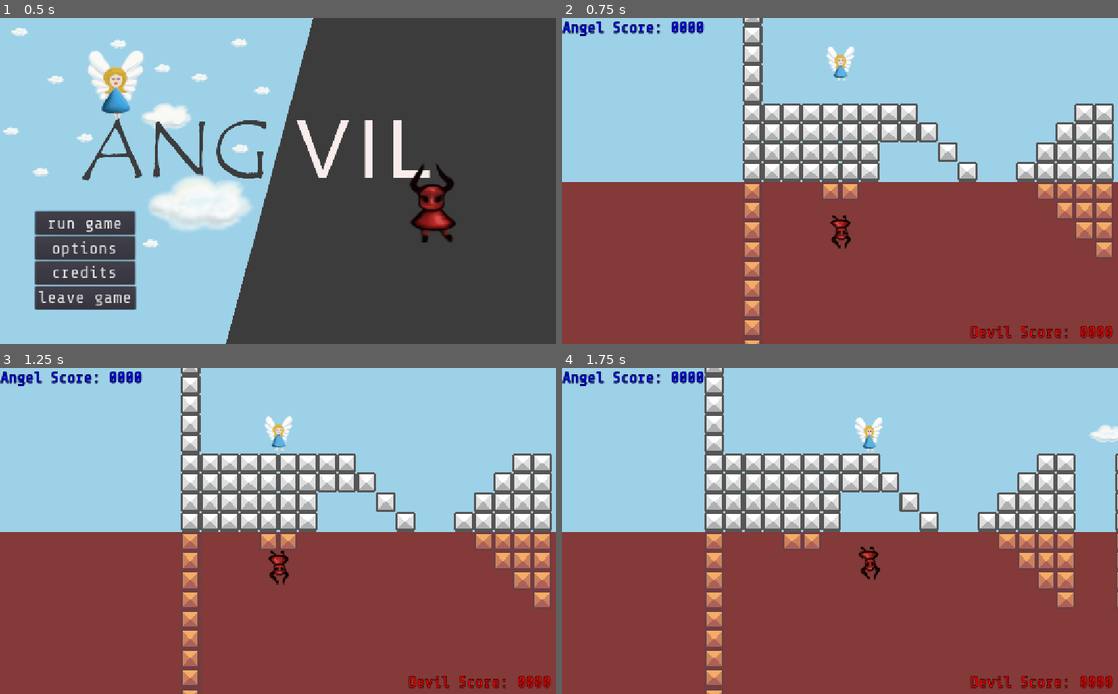
Above: before the commit, frames 1-4 (two rows, left to right).
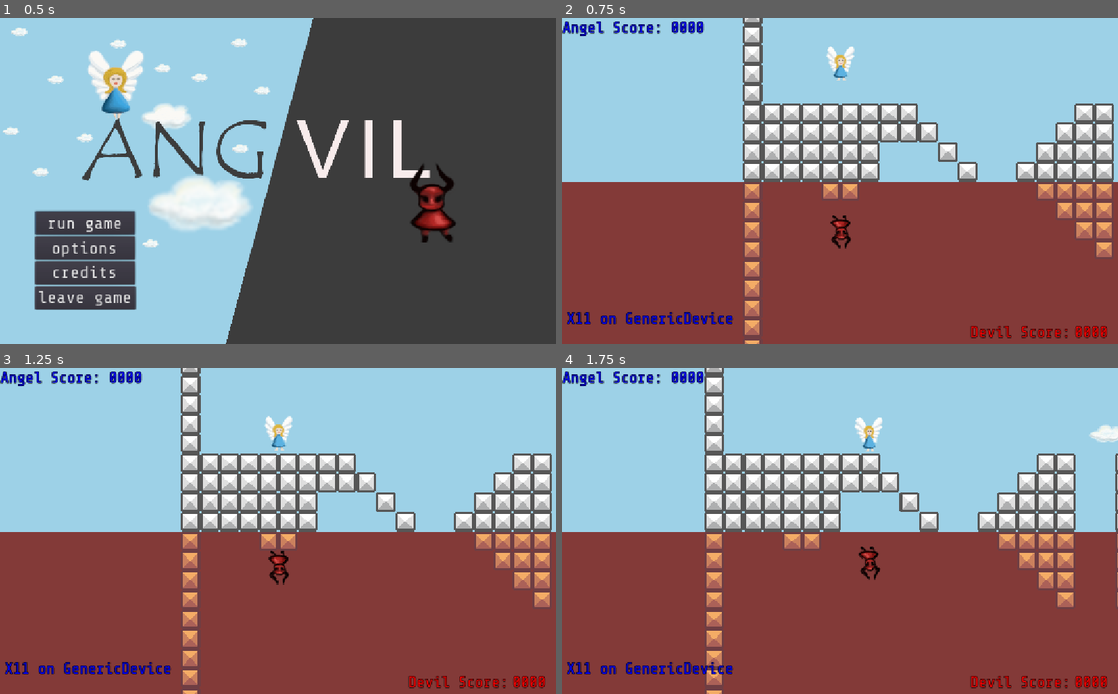
Above: after the commit, the same moments.

Repository: ang-vil/angvil
Game: Godot game, scene res://scenes/menu.tscn
Two runs of this game, one before a commit and one after it. Both use one fixed random seed, a clock stepped at 60 frames per second and the inputs below.
Inputs:
- Up to frame 1 (0.5 s): no input
- Up to frame 2 (0.75 s): click "run game" at 0.5 s
- Up to frame 3 (1.25 s): no input
- Up to frame 4 (1.75 s): tap Enter (ui_accept) at 1.25, 1.52 s; hold Right (key_right) from 1.28 s (still down); tap Space (shoot) at 1.35 s

Frame 1 is identical in both runs. In frame 2, 0.8% of the frame differs, in the area x 0-100%, y 90-99%; in frame 3, 0.8%; in frame 4, 0.8%.

Commit message:
debugtext for html5 build

Diff:
--- a/scenes/hud.tscn
+++ b/scenes/hud.tscn
@@ -27,13 +27,25 @@
 "_edit_use_anchors_": false
 }
 
+[node name="DebugText" type="RichTextLabel" parent="Control"]
+modulate = Color( 0, 0.00392157, 1, 1 )
+margin_left = 8.0
+margin_top = 536.0
+margin_right = 728.0
+margin_bottom = 576.0
+rect_pivot_offset = Vector2( 312, 280 )
+theme = SubResource( 6 )
+__meta__ = {
+"_edit_use_anchors_": false
+}
+
 [node name="AngelScore" type="RichTextLabel" parent="Control"]
 modulate = Color( 0, 0.00392157, 1, 1 )
-margin_right = 224.0
+margin_right = 208.0
 margin_bottom = 40.0
-rect_pivot_offset = Vector2( 312, 280 )
+rect_pivot_offset = Vector2( -552, 64 )
 theme = SubResource( 6 )
-text = "Angel Score: "
+text = "Angel Score:"
 __meta__ = {
 "_edit_use_anchors_": false
 }
@@ -65,7 +77,7 @@
 
 [node name="DevilScoreLabel" type="RichTextLabel" parent="Control"]
 modulate = Color( 1, 0, 0, 1 )
-margin_left = 952.0
+margin_left = 944.0
 margin_top = 560.0
 margin_right = 1024.0
 margin_bottom = 600.0
--- a/scripts/hud.gd
+++ b/scripts/hud.gd
@@ -1,5 +1,7 @@
 extends CanvasLayer
 
 func _ready():
-	if OS.get_name() == "HTML5" or OS.get_name() == "iOS" or OS.get_name() == "Android":
-		$Control/touchButtons.visible = true
+	$Control/DebugText.text = OS.get_name() + " on " + OS.get_model_name()
+	if OS.get_name() in ["iOS", "Android"]:
+		if OS.get_name() == "HTML5" and OS.get_model_name() == "Heinz":
+			$Control/touchButtons.visible = true
